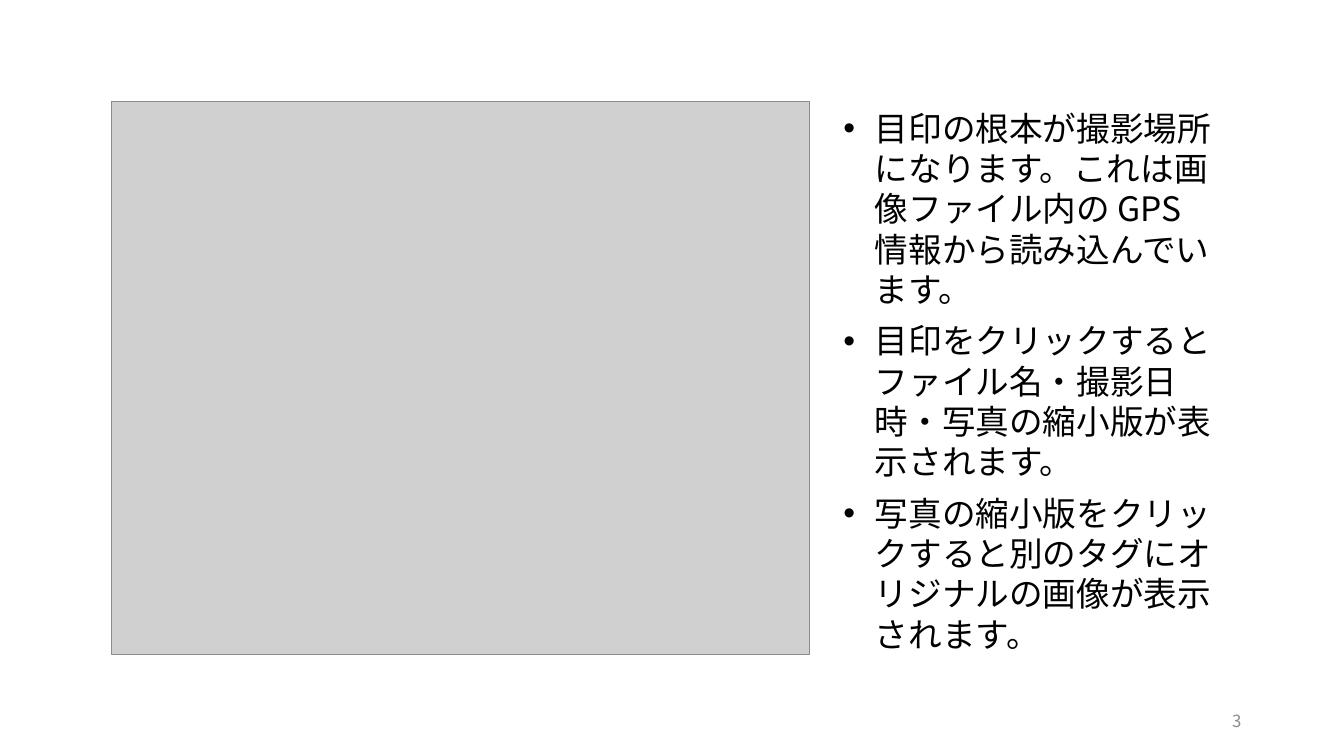
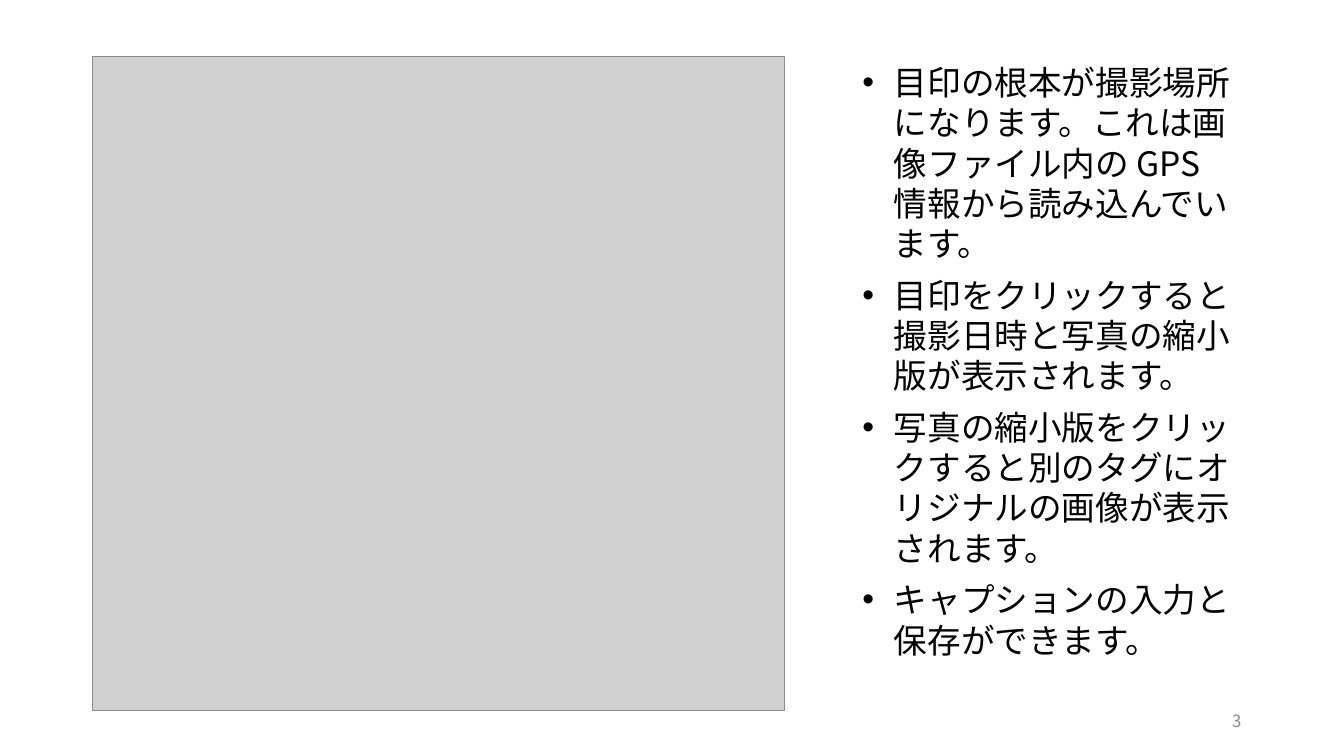
Before and after one commit to dan-yok-jpn/pyLesson, a slide deck: slide 3 of useCase_3/photoView.pptx. Drawn at 1344x756 pixels with LibreOffice and Linux fonts; fonts in the diff are those of the drawing; grey boxes stand for pictures. Boxes give left, top, right and bottom in pixels: in the first picture for what was removed or moved away, otherwise in the second. Text is boxed around its words. In the diff, an @@ line names an element or a change of style, - is before the commit and + after.

```diff
--- a/useCase_3/photoView.pptx
+++ b/useCase_3/photoView.pptx
@@ picture resized from (x1=111, y1=101, x2=810, y2=654) to (x1=93, y1=56, x2=784, y2=710) @@
@@ text "目印の根本が撮影場所になります。これは画像ファイル内の GPS 情報から読み込んでいます。" moved from (x1=875, y1=112, x2=1211, y2=649) to (x1=894, y1=66, x2=1230, y2=656) @@
@@ text at (x1=894, y1=280, x2=1230, y2=391): text changed @@
-• 目印をクリックするとファイル名・撮影日時・写真の縮小版が表示されます。
+• 目印をクリックすると撮影日時と写真の縮小版が表示されます。
@@ text at (x1=894, y1=584, x2=1230, y2=656): paragraph added @@
+• キャプションの入力と保存ができます。
```
Also in this commit, not shown: 4 other files.
